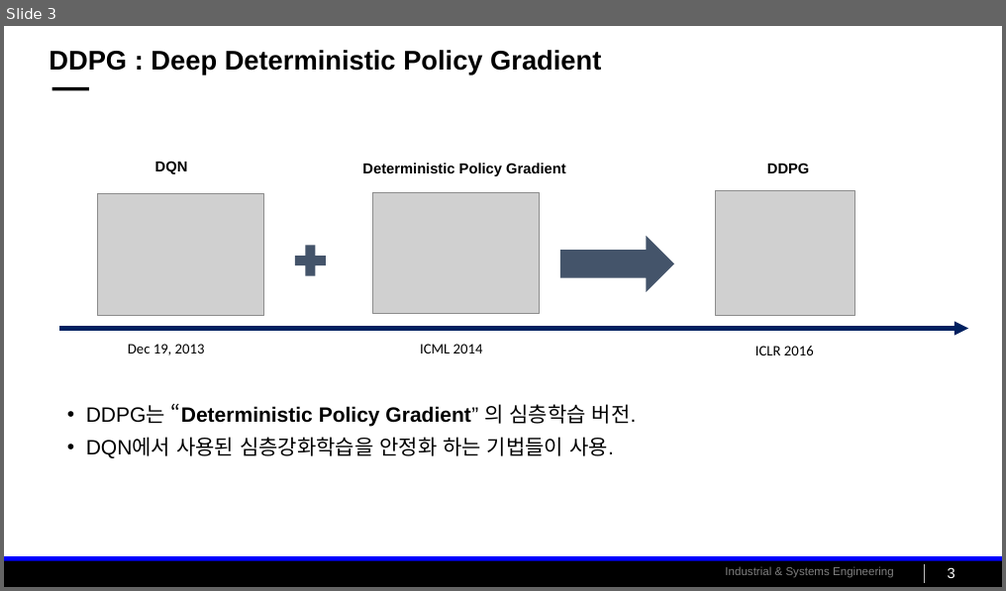
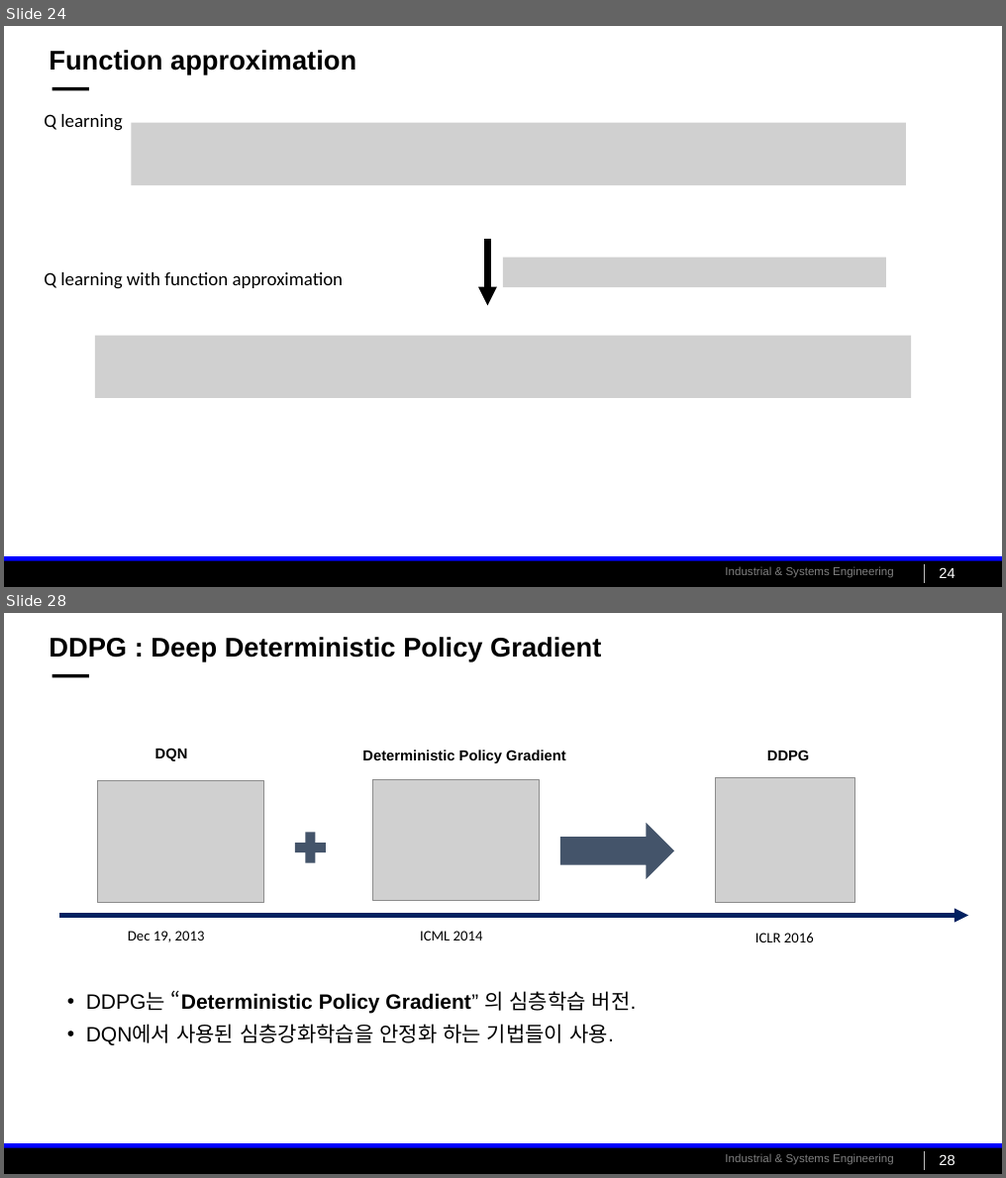
Before and after one commit to cu-rie/gym-poly-reactor-rl, a slide deck: tutorial/Project3_review.pptx. Shown one above the other, each under a label of ours: slide 3 before the commit, slides 24 and 28 after it; the slides between them are not shown. The pictures are 1006x591 and 1006x1178 pixels, drawn with LibreOffice and Linux fonts; fonts in the diff are those of the drawing; grey boxes stand for pictures; background and template pictures are left out. Boxes give left, top, right and bottom in pixels: in the first picture for what was removed or moved away, otherwise in the second. Text is boxed around its words. In the diff, an @@ line names an element or a change of style, - is before the commit and + after.

```diff
--- a/tutorial/Project3_review.pptx
+++ b/tutorial/Project3_review.pptx
@@ slide 24 added at bbox=[4, 26, 1002, 587], background #FFFFFF; not listed: 5 template elements that a slide beside it also shows @@
@@ title added at bbox=[49, 50, 356, 75], 26 pt, text #000000, bold @@
+Function approximation
@@ text added at bbox=[44, 114, 122, 131], 18 pt, text #000000 @@
+Q learning
@@ picture added at bbox=[132, 123, 906, 185] @@
@@ arrow added from (487, 240) to (487, 306), #000000 6 pt @@
@@ picture added at bbox=[503, 258, 887, 287] @@
@@ text added at bbox=[44, 273, 344, 289], 18 pt, text #000000 @@
+Q learning with function approximation
@@ picture added at bbox=[95, 336, 912, 399] @@
@@ page number added at bbox=[939, 568, 954, 578], 14 pt, text #FFFFFF @@
+24
@@ what was slide 3 is now slide 28 @@
@@ page number at bbox=[939, 1155, 954, 1165]: text changed @@
-3
+28
```
Also in this commit, not shown: 4 slides changed, 24 other slides added, 2 other files.
